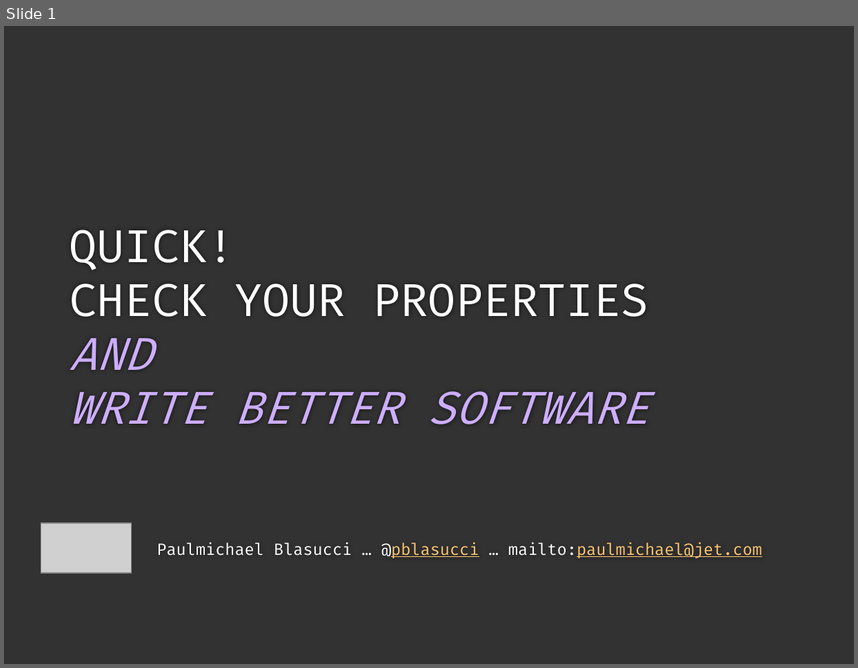
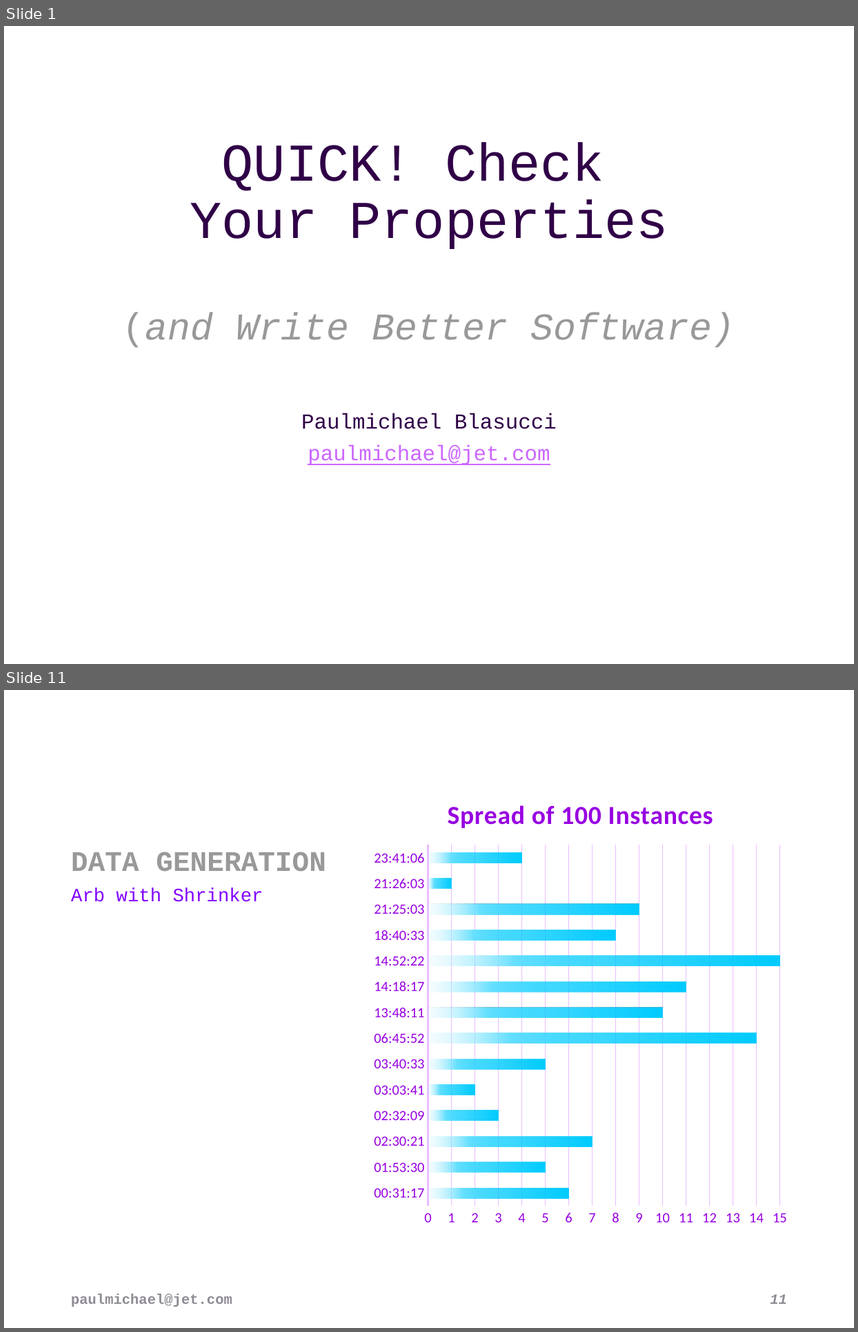
Before and after one commit to pblasucci/quickpbt, a slide deck: quickpbt.pptx. Shown one above the other, each under a label of ours: slide 1 before the commit, slides 1 and 11 after it; the slides between them are not shown. The pictures are 858x668 and 858x1332 pixels, drawn with LibreOffice and Linux fonts; fonts in the diff are those of the drawing; grey boxes stand for pictures; background and template pictures are left out. Boxes give left, top, right and bottom in pixels: in the first picture for what was removed or moved away, otherwise in the second. Text is boxed around its words. In the diff, an @@ line names an element or a change of style, - is before the commit and + after.

```diff
--- a/quickpbt.pptx
+++ b/quickpbt.pptx
@@ slide 11 added at <box>4,690,854,1328</box>, background #FFFFFF @@
@@ bar chart added at <box>366,782,795,1235</box> @@
+title "Spread of 100 Instances "
+categories: 2.1724537037037039E-2, 7.8819444444444442E-2, 0.10440972222222222, 0.10565972222222221, 0.12755787037037036, 0.15315972222222221, 0.28185185185185185, 0.57512731481481483, 0.59603009259259265, 0.6196990740740741, 0.77815972222222218, 0.89239583333333339, 0.89309027777777772, 0.98687499999999995
+Series 1: 6, 5, 7, 3, 2, 5, 14, 10, 11, 15, 8, 9, 1, 4
@@ title added at <box>71,851,326,871</box>, 24 pt, text #999999, bold @@
+DATA GENERATION
@@ text added at <box>71,888,263,902</box>, 16 pt, text #8200FF @@
+Arb with Shrinker
@@ text added at <box>71,1293,232,1306</box>, 12 pt, text #8F8C95, bold @@
+paulmichael@jet.com
@@ page number added at <box>770,1294,787,1303</box>, 12 pt, text #8F8C95, bold, italic @@
+11
@@ slide 1 changed as well @@
@@ background #323232 to #FFFFFF @@
@@ title at <box>123,142,735,347</box>: text changed; size 38 to 45 pt; font Fira Code to Courier New; text colour #CDAEFF to #300047 @@
-QUICK!
-CHECK YOUR PROPERTIES
-AND
-WRITE BETTER SOFTWARE
+QUICK! Check
+Your Properties
+(and Write Better Software)
@@ subtitle "Paulmichael Blasucci" at <box>301,413,557,465</box>: vertical alignment top to middle @@
@@ subtitle at <box>301,413,557,465</box>: text changed; size 13.5 to 18 pt; font Fira Code to Courier New; text colour #FFFFFF to #300047 @@
-Paulmichael Blasucci … @pblasucci … mailto:paulmichael@jet.com
+Paulmichael Blasucci
+paulmichael@jet.com
@@ picture removed at <box>41,522,131,572</box> @@
```
Also in this commit, not shown: 2 other slides changed, 19 other slides added, 21 other files.
